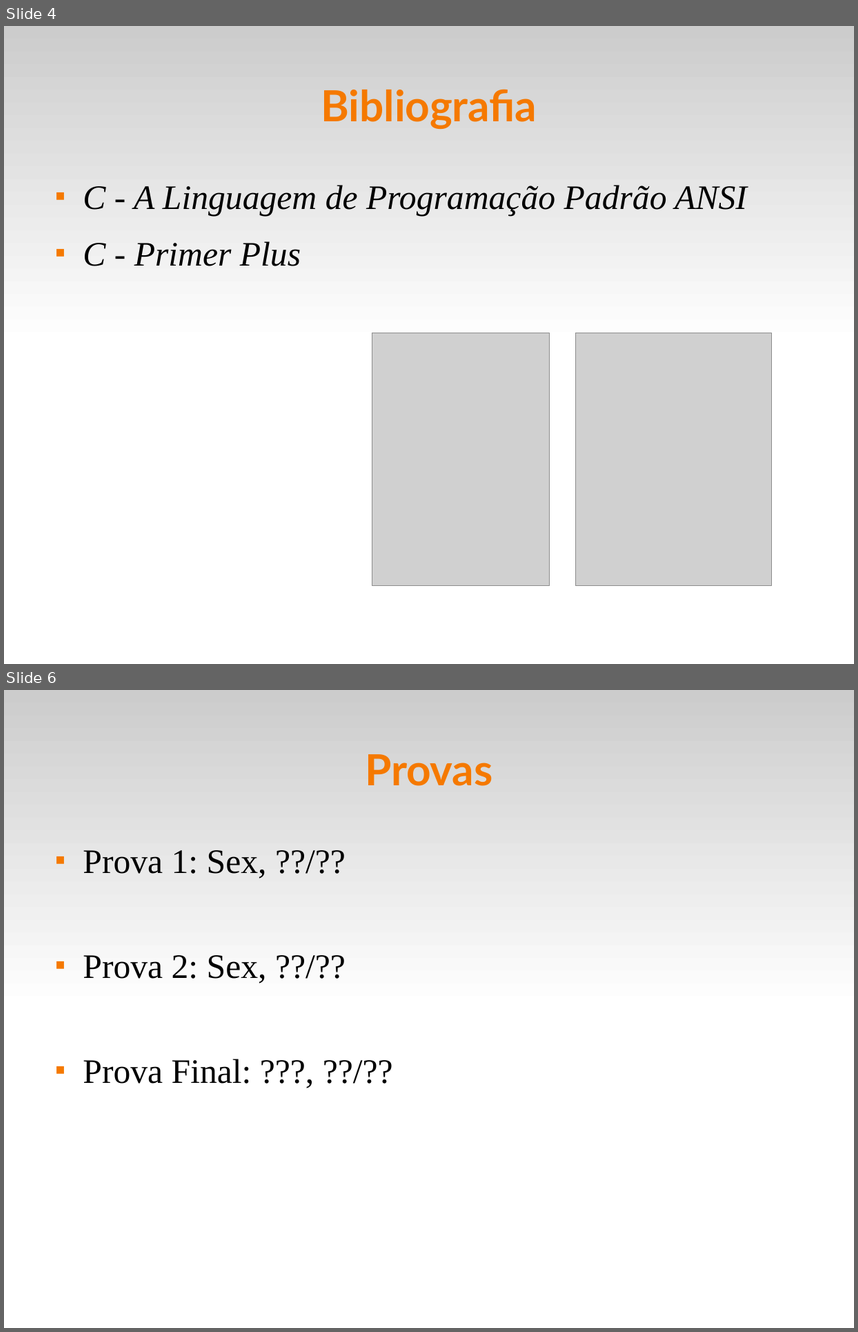
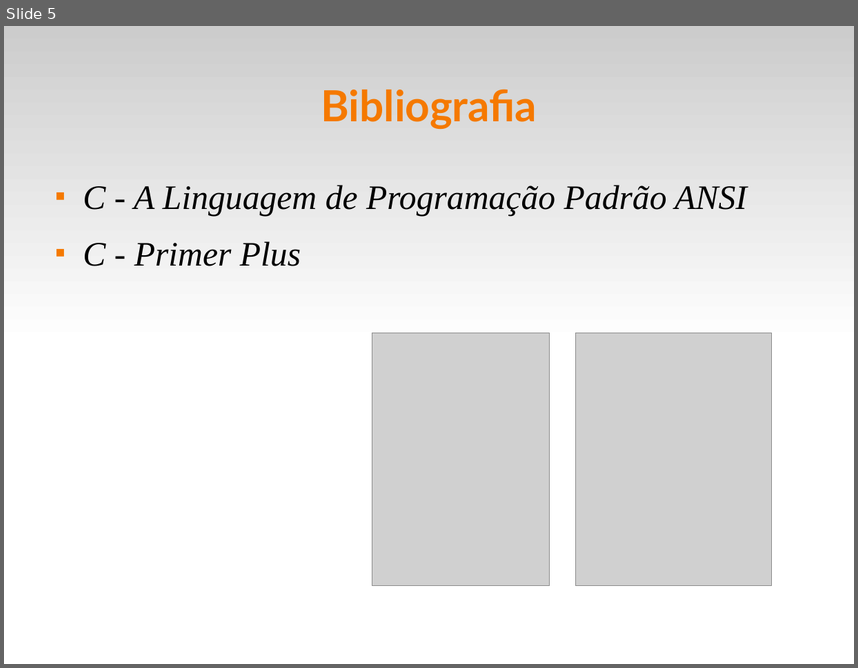
Before and after one commit to fsantanna-uerj/LP1, a slide deck: Slides/lp1-00-intro.odp. Shown one above the other, each under a label of ours: slides 4 and 6 before the commit, slide 5 after it; the slides between them are not shown. The pictures are 858x1332 and 858x668 pixels, drawn with LibreOffice and Linux fonts; fonts in the diff are those of the drawing; grey boxes stand for pictures. Boxes give left, top, right and bottom in pixels: in the first picture for what was removed or moved away, otherwise in the second. Text is boxed around its words. In the diff, an @@ line names an element or a change of style, - is before the commit and + after.

```diff
--- a/Slides/lp1-00-intro.odp
+++ b/Slides/lp1-00-intro.odp
@@ slide 6 removed at <box>4,690,854,1328</box>, background #FFFFFF; not listed: 1 template element that a slide beside it also shows @@
@@ title removed at <box>365,754,493,786</box> @@
-Provas
@@ text removed at <box>83,850,267,1083</box> @@
-■ Prova 1: Sex, ??/??
-■ Prova 2: Sex, ??/??
-■ Prova Final: ???, ??/??
@@ what was slide 4 is now slide 5 @@
```
Also in this commit, not shown: 2 slides changed, 3 slides added, 6 other slides removed, 1 other file.
